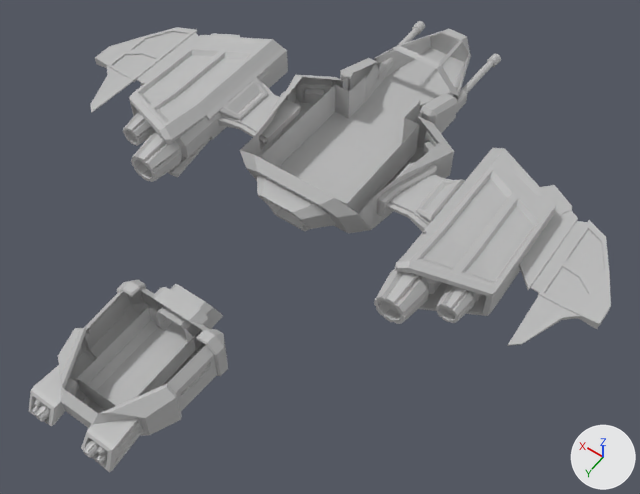
A saved change to the FBX model Assets/Apalkova-Oksana/Ship_body.fbx.
Camera for both pictures: a camera (50 mm lens) standing at (-21.5, 31.8, 39.9) and looking at (-2.3, 4.8, -2.5). Every picture has the same lights, and +X, +Y and +Z are marked at lower right. Where no turn or scale is listed for an object, it has been applied to the vertices. Vertices at the same position are counted once.

Objects in the first picture: 'Ship_body'.
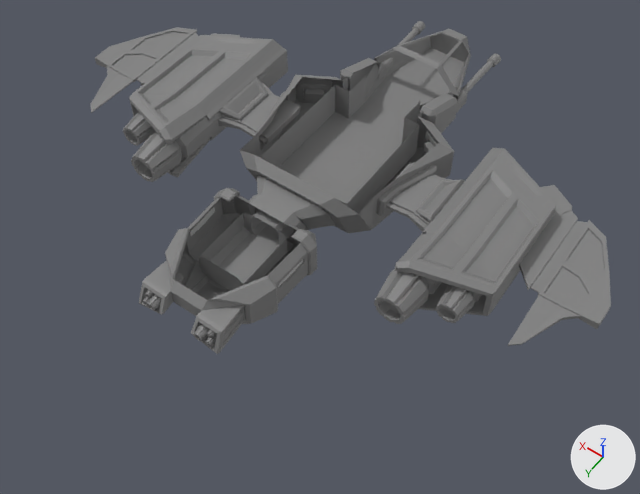
Where the newer file only moved an object's origin or applied its transform, the numbers keep the older frame.

Boxes [x1, y1, x2, y2] around the edits, measured in the pictures (640 x 494 px; the box of a moved part takes in the faces that stretch with it):
'Ship_body', reshaped, recoloured (11% narrower, 26% shorter): before [29, 21, 611, 472]; after [91, 21, 611, 354]
part 1 of me_mesh, moved or reshaped: before [34, 399, 43, 408]; after [145, 290, 154, 298]
part 2 of me_mesh, moved or reshaped: before [35, 405, 51, 422]; after [147, 294, 162, 310]
part 3 of me_mesh, moved or reshaped: before [32, 404, 44, 415]; after [143, 295, 154, 306]
part 4 of me_mesh, moved or reshaped: before [83, 440, 100, 458]; after [193, 324, 210, 341]
part 5 of me_mesh, moved or reshaped: before [97, 446, 106, 455]; after [207, 329, 216, 338]
part 6 of me_mesh, moved or reshaped: before [96, 451, 108, 464]; after [205, 333, 217, 346]
part 7 of me_mesh, moved or reshaped: before [76, 308, 196, 410]; after [199, 213, 287, 291]
part 8 of me_mesh, moved or reshaped: before [29, 280, 228, 472]; after [139, 188, 317, 354]
part 9 of me_mesh, recoloured: [91, 21, 611, 346] in both

Diff of the bpy script that builds the scene:
```diff
--- a/Assets/Apalkova-Oksana/Ship_body.fbx.py
+++ b/Assets/Apalkova-Oksana/Ship_body.fbx.py
@@ mat_lambert2 @@
+mat_lambert2 = principled_material('lambert2')
+mat_lambert2.base_color = (0.221, 0.221, 0.221)  # grey #818181
@@ me_mesh @@
 # used by ob_ship_body; location = (0.0, 3.92, -0.84)
-me_mesh.from_pydata(...)  # 3026 vertices, 3009 faces; spans x -18.6..18.6, y -19.3..19.3, z -2.8..2.8
+me_mesh.from_pydata(...)  # 3026 vertices, 3009 faces; spans x -18.6..18.6, y -19.3..11.2, z -2.8..2.8
+# me_mesh part 1: the loose piece of 105 vertices spanning x 2.0..2.4, y 17.3..19.0, z 0.9..1.2 is moved by (0.0, -8.2, 0.0)
+# me_mesh part 2: the loose piece of 105 vertices spanning x 1.3..2.0, y 17.1..19.3, z 0.6..1.2 is moved by (0.0, -8.2, 0.0)
+# me_mesh part 3: the loose piece of 113 vertices spanning x 2.0..2.4, y 17.3..19.2, z 0.4..0.8 is moved by (0.0, -8.2, 0.0)
+# me_mesh part 4: the loose piece of 105 vertices spanning x -2.0..-1.3, y 17.1..19.3, z 0.6..1.2 is moved by (0.0, -8.2, 0.0)
+# me_mesh part 5: the loose piece of 105 vertices spanning x -2.4..-2.0, y 17.3..19.0, z 0.9..1.2 is moved by (0.0, -8.2, 0.0)
+# me_mesh part 6: the loose piece of 113 vertices spanning x -2.4..-2.0, y 17.3..19.2, z 0.4..0.8 is moved by (0.0, -8.2, 0.0)
+# me_mesh part 7: all 16 vertices in x -1.6..1.6, y 16.8, z -0.4..1.4 are moved by (0.0, -9.6, 0.0)
+# me_mesh part 8: 422 of the vertices in x -3.5..3.5, y 8.6..19.2, z -1.4..2.2 are moved by (0.0, -8.2, 0.0)
+# me_mesh part 9: 2995 of the faces centred in x -18.6..18.6, y -19.3..19.3, z -2.8..2.6 switch from mat_lambert1 (grey #bcbcbc) to mat_lambert2 (grey #818181)
```
